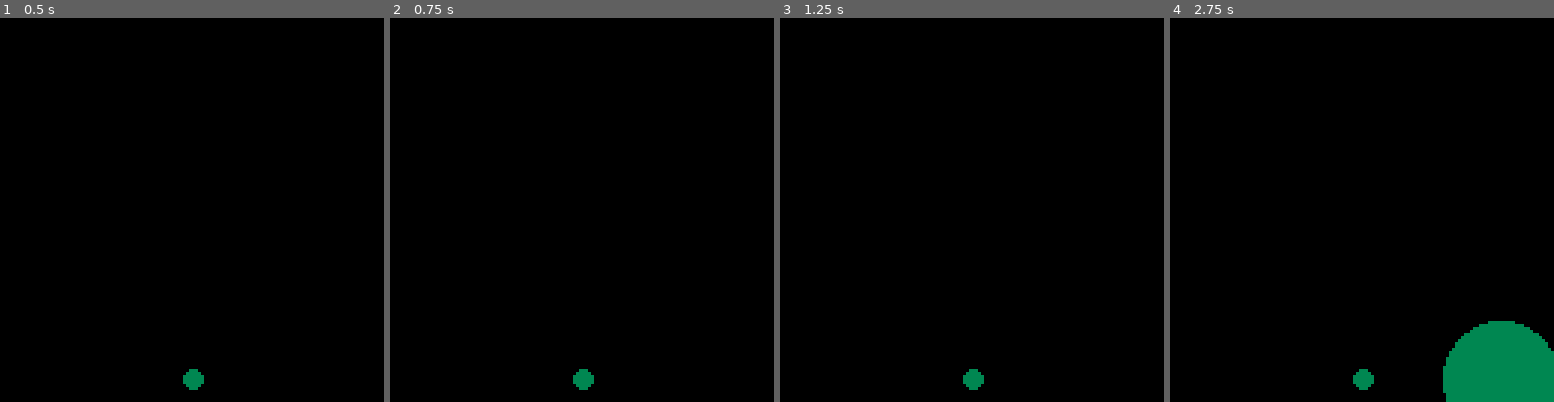
Above: before the commit, frames 1-4 (left to right).
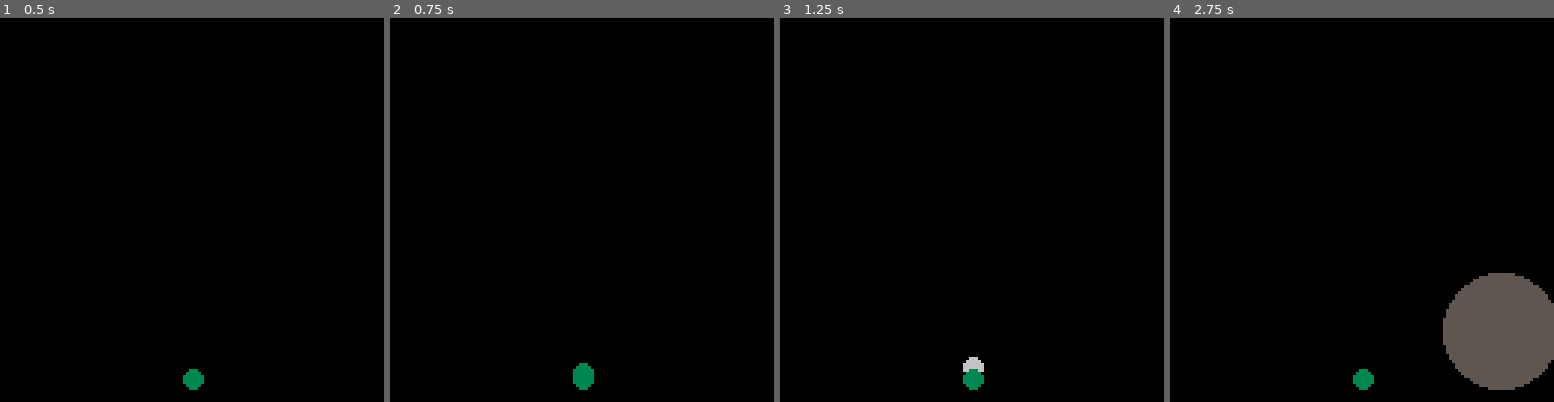
Above: after the commit, the same moments.

Repository: pingoflimbs/WeBug
Game: PICO-8 cartridge cartridge/webug/webug.p8
Two runs of this game, one before a commit and one after it. Both use one fixed random seed, a clock stepped at 60 frames per second and the inputs below.
Inputs:
- Up to frame 1 (0.5 s): tap X (X key) at 0.33 s
- Up to frame 2 (0.75 s): tap O (Z key) at 0.7 s
- Up to frame 3 (1.25 s): tap X (X key) at 1.07 s
- Up to frame 4 (2.75 s): hold Right 1.6-2.1 s; tap O (Z key) at 1.7, 2.1, 2.5 s; tap X (X key) at 1.85 s; hold Up 2.15-2.42 s; hold Right from 2.47 s (still down)

Frame 1 is identical in both runs. In frame 2, less than 0.1% of the frame differs, in the area x 47-54%, y 89-93%; in frame 3, 0.2%; in frame 4, 8.8%, in the area x 71-100%, y 66-100%.

Commit message:
좌우로만 움직이도록 변경, 윗방향키 눌렀을때 커지게, fire버튼 눌렀을때 색깔랜덤으로 변하게 변경, jump버튼 눌렀을때 위로 올라가게 변경

Diff:
--- a/cartridge/webug/player.lua
+++ b/cartridge/webug/player.lua
@@ -6,25 +6,29 @@
 -- 플레이어 객체를 정의하는 모듈입니다.
 --------------------------------------------------------------------------------
 
-function init_player(y, play_no)
+function init_player(x, play_no)
     local player =
     {
-        y = y,
+        x = x,
+        y = POS.BOTTOM,
         size = 3,
         life = 3,
         speed = 2,
         play_no = play_no,
+        color = 3,
     }
 
     function player:draw()
-        circfill(self.y, 120, self.size, 3)
+        circfill(self.x, self.y, self.size, self.color)
     end
 
     function player:update()
-        if btn(BTN.LEFT, play_no) then self.y -= self.speed end
-        if btn(BTN.RIGHT, play_no) then self.y += self.speed end
+        if btn(BTN.LEFT, play_no) then self.x -= self.speed end
+        if btn(BTN.RIGHT, play_no) then self.x += self.speed end
         if btn(BTN.DOWN, play_no) then self.size -= self.speed end
         if btn(BTN.UP, play_no) then self.size += self.speed end
+        if btn(BTN.JUMP, play_no) then self.y -= self.speed end
+        if btn(BTN.FIRE, play_no) then self.color = flr(rnd(8)) end
     end
 
     return player
